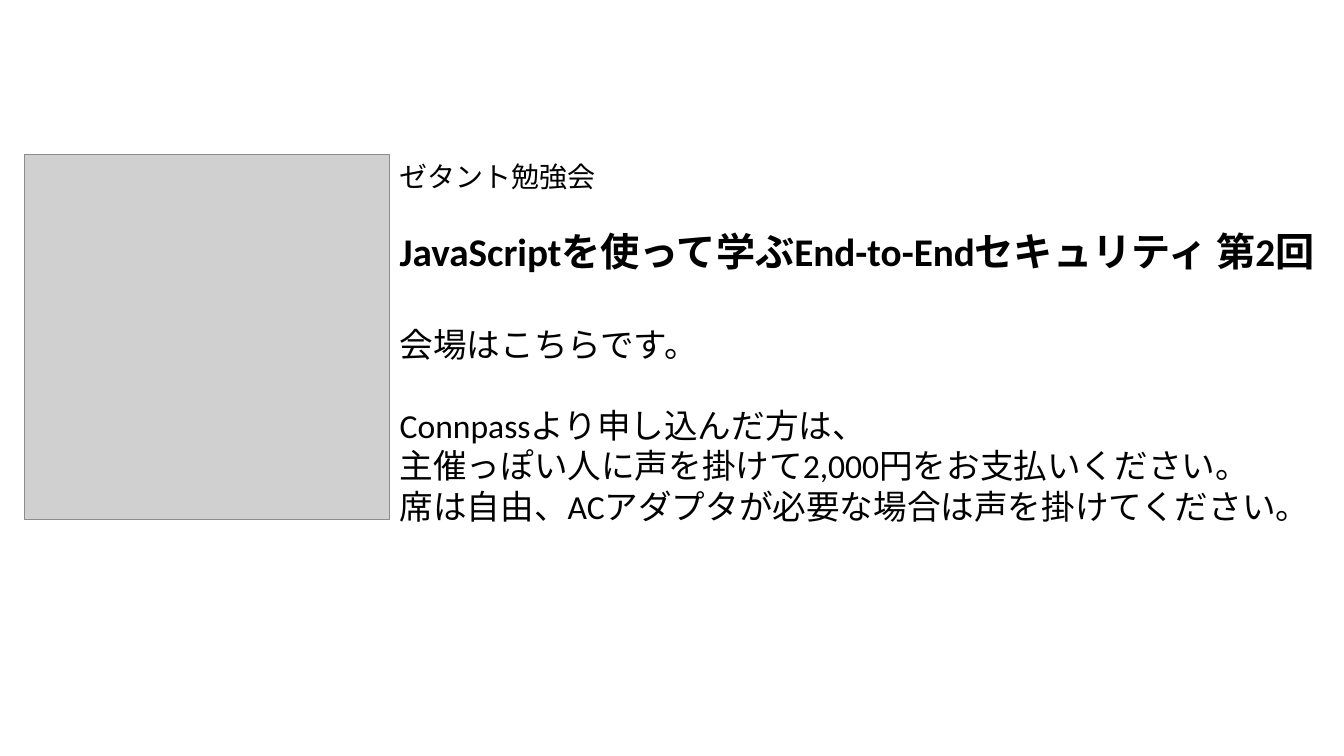
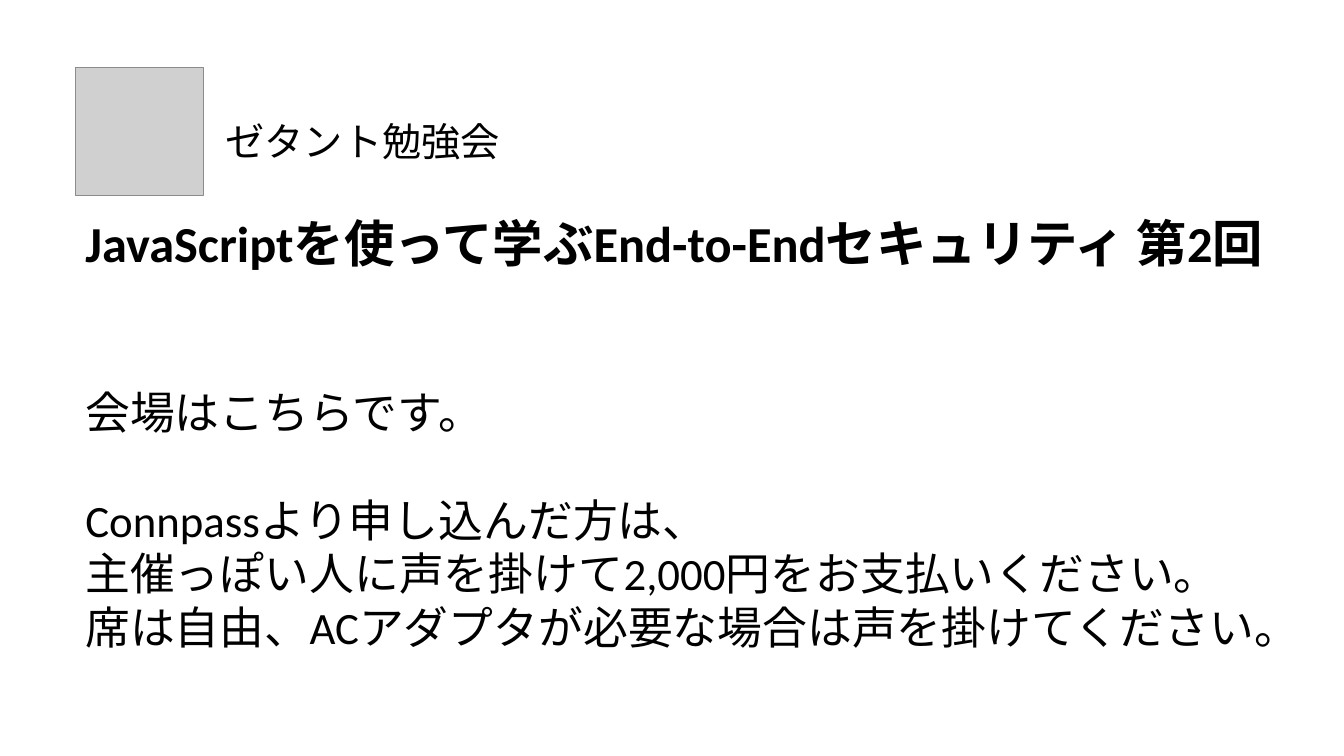
Before and after one commit to junkurihara/class-e2e_security_js, a slide deck: slide 1 of chirashi.pptx. Drawn at 1344x756 pixels with LibreOffice and Linux fonts; fonts in the diff are those of the drawing; grey boxes stand for pictures. Boxes give left, top, right and bottom in pixels: in the first picture for what was removed or moved away, otherwise in the second. Text is boxed around its words. In the diff, an @@ line names an element or a change of style, - is before the commit and + after.

```diff
--- a/chirashi.pptx
+++ b/chirashi.pptx
@@ picture: place and size @@
-picture at (24,154,389,519)
+picture at (76,68,204,196)
@@ text "ゼタント勉強会": place and size @@
-text "ゼタント勉強会" at (400,163,1314,272)
+text "ゼタント勉強会" at (85,123,1263,270)
@@ text "ゼタント勉強会" at (85,123,1263,270): size 20 to 28 pt in "ゼタント勉強会"; size 28 to 36 pt in "JavaScriptを使って学ぶEnd-to-Endセキュリティ 第2回" @@
@@ text "会場はこちらです。": place and size @@
-text "会場はこちらです。" at (400,328,1310,522)
+text "会場はこちらです。" at (85,391,1299,648)
@@ text "会場はこちらです。" at (85,391,1299,648): size 24 to 32 pt @@
```
Also in this commit, not shown: 1 other slide changed.
